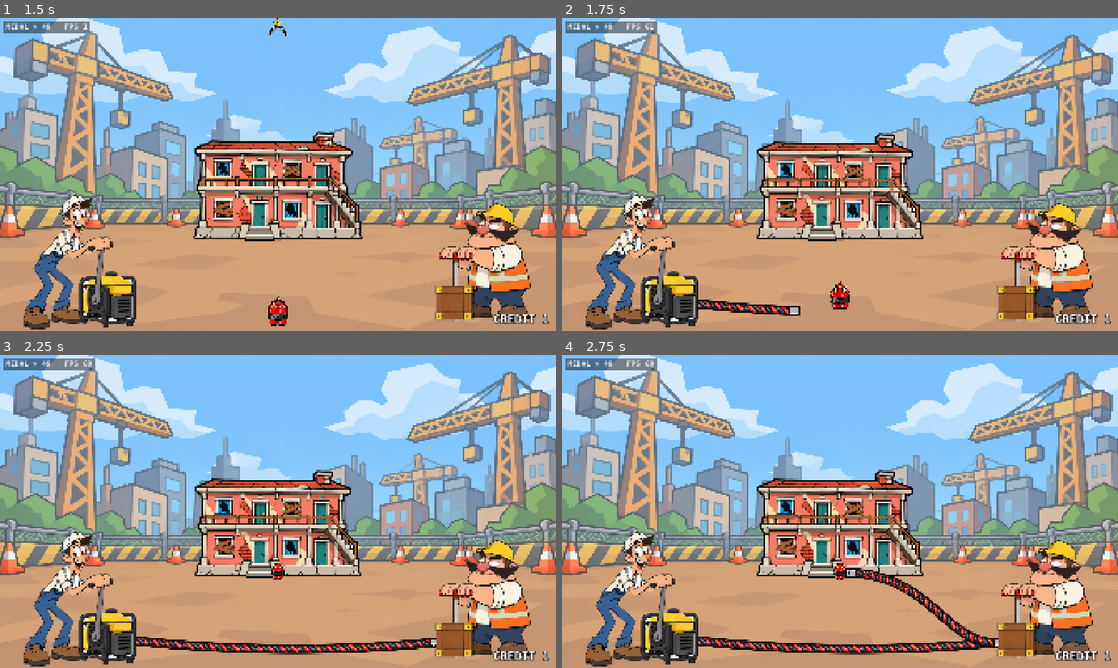
Above: before the commit, frames 1-4 (two rows, left to right).
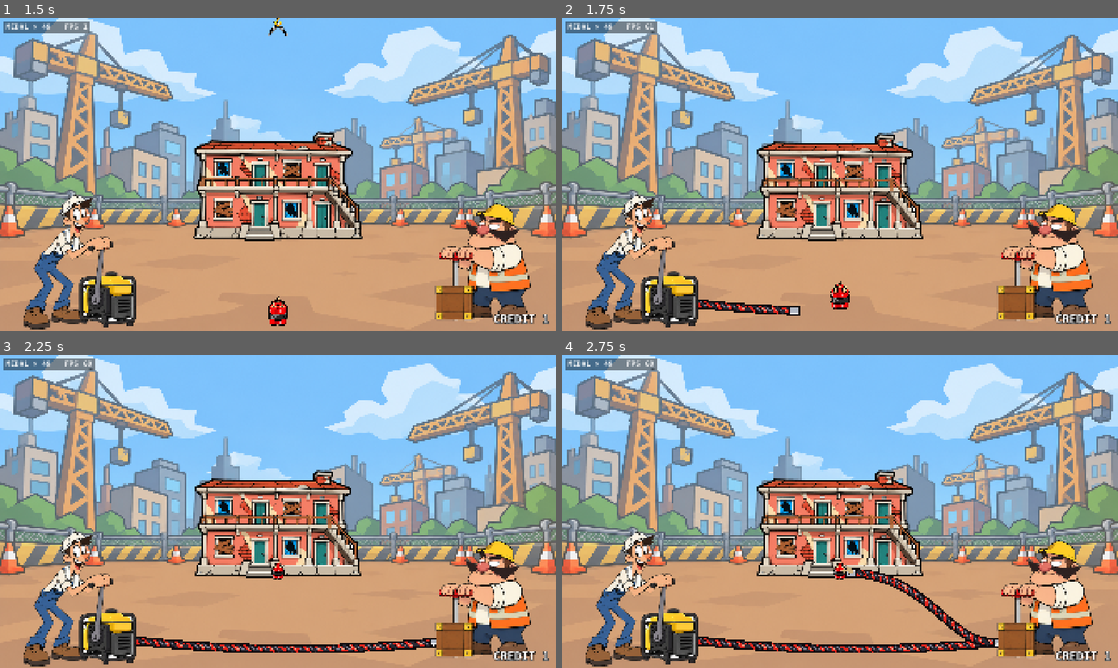
Above: after the commit, the same moments.

Repository: THEToilet/jari-medal-godot
Game: Godot game, scene res://scenes/main.tscn
Two runs of this game, one before a commit and one after it. Both use one fixed random seed, a clock stepped at 60 frames per second and the inputs below.
Inputs (mouse positions are in pixels of both pictures, inside the frame that each line leads up to):
- Up to frame 1 (1.5 s): tap Enter at 0.5 s; move the mouse to (400, 158) at 0.52 s; hold C (coin) 0.53-1.28 s; click (400, 158) at 0.67 s; move the mouse to (166, 190) at 1.27 s; tap Space (tap) at 1.35 s; click (166, 190) at 1.42 s
- Up to frame 2 (1.75 s): no input
- Up to frame 3 (2.25 s): move the mouse to (333, 442) at 2.02 s; tap Enter at 2.1 s; click (333, 442) at 2.17 s
- Up to frame 4 (2.75 s): no input

Frame 1 is identical in both runs. In frame 2, 0.2% of the frame differs, in the area x 24-41%, y 90-96%; in frame 3, 0.5%; in frame 4, 0.8%, in the area x 24-78%, y 67-96%.

Commit message:
軽量化：電線を層に分けて形は描き直さない・稲妻と粒をまとめ描き、起爆器の光を画像1枚に、入れ物の絵の先読みと粒子の使い回し（連打中の描画命令 約1000→約120）
Co-Authored-By: Claude Opus 5.5 <noreply@anthropic.com>
Claude-Session: https://claude.ai/code/session_01EELGvtKJpMHAwYAc1xVS7Q

Diff:
--- a/scripts/cable.gd
+++ b/scripts/cable.gd
@@ -4,6 +4,11 @@
 ## 電気は雷切みたいな青白い光。パワーが溜まるほど線が青白く光り、
 ## 電気の粒が速く・大きく・多く流れ、稲妻がバチバチ枝分かれしてまとわりつく。
 ## cut を 0→1 にすると、ビル側の端からちぎれて縮んでいく（爆発で吹き飛ぶ）。
+##
+## 軽量化のため3層に分けている：
+##   自分（いちばん奥）… 電気の光の外周（パワーがあるときだけ）
+##   _wire … ねじり線と金具。形が変わったときだけ描き直す
+##   _fx   … 電気の粒・稲妻。毎フレーム描くが、まとめ描き（multiline・同じ画像）で命令数を抑える
 
 const WIRE := Color(0.88, 0.15, 0.12)        # 赤い線
 const WIRE_B := Color(0.16, 0.16, 0.2)       # 黒い線
@@ -14,6 +19,7 @@
 const AURA := Color(0.25, 0.55, 1.0)         # 稲妻の外側の青
 const TWIST := 2.0 * PI * 10.0 / 46.0        # ねじれの細かさ（46pxで1周）
 const TW_AMP := 6.0                          # ねじれの幅
+const MAX_BOLTS := 6                         # 稲妻の本数の上限
 
 var points: PackedVector2Array = PackedVector2Array()
 var power: float = 0.0
@@ -21,18 +27,34 @@
 var cut: float = 0.0
 ## 0→1 で起爆器側から線が伸びていく（先端に金具が付いたまま進む）
 var grow: float = 1.0
-var _last_grow: float = -1.0
+
+var _a := PackedVector2Array()       # ねじり線の赤
+var _b := PackedVector2Array()       # ねじり線の黒
+var _front := PackedFloat32Array()   # 赤が手前か（+）黒が手前か（-）
 var _phase: float = 0.0
 var _t: float = 0.0
-var _last_cut: float = -1.0
-var _dirty: bool = true
+var _shown: int = -1                 # 今描いてある点の数
+var _wire: WireLayer
+var _fx: FxLayer
+
+static var _dot: Texture2D
+
+
+func _ready() -> void:
+	_wire = WireLayer.new()
+	_wire.cable = self
+	add_child(_wire)
+	_fx = FxLayer.new()
+	_fx.cable = self
+	add_child(_fx)
+	if _dot == null:
+		_dot = _make_dot()
 
 
 ## curl > 0 のときは弧を描いて、最後は右から水平に b へ差し込む
 func set_ends(a: Vector2, b: Vector2, curl: float = 0.0) -> void:
 	var curve := Curve2D.new()
 	if curl > 0.0:
-		# 起爆器から左へゆるく弧を描いて、最後は右から水平に差し込む
 		curve.add_point(a, Vector2.ZERO, Vector2(-(a.x - b.x) * 0.35, 30.0) * curl)
 		curve.add_point(b, Vector2((a.x - b.x) * 0.55, 0.0) * curl, Vector2.ZERO)
 	else:
@@ -42,164 +64,184 @@
 	curve.bake_interval = 10.0
 	points = curve.get_baked_points()
 	cut = 0.0
-	_dirty = true
-	queue_redraw()
+	# ねじり線の形はここで1回だけ計算しておく
+	_a.clear(); _b.clear(); _front.clear()
+	for i in points.size():
+		var tg: Vector2 = (points[mini(i + 1, points.size() - 1)] - points[maxi(i - 1, 0)]).normalized()
+		var n := Vector2(-tg.y, tg.x)
+		var ph: float = float(i) * TWIST
+		_a.append(points[i] + n * sin(ph) * TW_AMP)
+		_b.append(points[i] - n * sin(ph) * TW_AMP)
+		_front.append(cos(ph))
+	_shown = -1
 
 
 func _process(delta: float) -> void:
 	_t += delta
 	_phase = fmod(_phase + delta * (0.25 + flow * 0.09), 1.0)
-	# 電気が流れていない間は絵が変わらないので描き直さない（軽量化）
-	if visible and (power > 0.01 or cut != _last_cut or grow != _last_grow or _dirty):
-		_last_cut = cut
-		_last_grow = grow
-		_dirty = power > 0.01
+	if not visible or _wire == null:
+		return
+	var k: int = _visible_count()
+	if k != _shown:
+		_shown = k
+		_wire.queue_redraw()
+	if power > 0.01 or _fx.had_power:
 		queue_redraw()
-
-
+		_fx.queue_redraw()
+
+
+func _visible_count() -> int:
+	var keep: float = minf(1.0 - cut, grow)
+	if keep >= 1.0:
+		return points.size()
+	return clampi(int(float(points.size()) * keep), 0, points.size())
+
+
+func _visible_points() -> PackedVector2Array:
+	return points.slice(0, _visible_count())
+
+
+func _at(pts: PackedVector2Array, t: float) -> Vector2:
+	return pts[clampi(int(t * (pts.size() - 1)), 0, pts.size() - 1)]
+
+
+## 自分：光の外周（線の下に敷く）
 func _draw() -> void:
+	if power <= 0.05:
+		return
 	var pts: PackedVector2Array = _visible_points()
 	if pts.size() < 2:
 		return
-	# 光の外周（パワーに応じて太く明るく）
-	if power > 0.05:
-		draw_polyline(pts, Color(AURA, 0.15 + 0.25 * power), 44.0 + 30.0 * power, true)
-		draw_polyline(pts, Color(GLOW, 0.25 + 0.35 * power), 28.0 + 14.0 * power, true)
-	_draw_twisted(pts)
-	var last: int = pts.size() - 1
-	_draw_clamp(pts[0], pts[1] - pts[0])
-	if cut <= 0.0:
-		# 伸びている途中も先端は金具（差し込む前のプラグ）
-		_draw_clamp(pts[last], pts[last - 1] - pts[last])
-	else:
-		_draw_frayed(pts[last], pts[last] - pts[last - 1])
-	_draw_power(pts)
-
-
-func _visible_points() -> PackedVector2Array:
-	var keep: float = minf(1.0 - cut, grow)
-	if points.size() < 2 or keep >= 1.0:
-		return points
-	var n: int = int(float(points.size()) * keep)
-	return points.slice(0, maxi(n, 0))
-
-
-func _at(pts: PackedVector2Array, t: float) -> Vector2:
-	return pts[clampi(int(t * (pts.size() - 1)), 0, pts.size() - 1)]
-
-
-## 赤と黒の2本をねじった発破線
-func _draw_twisted(pts: PackedVector2Array) -> void:
-	var a := PackedVector2Array()
-	var b := PackedVector2Array()
-	var front := PackedFloat32Array()
-	for i in pts.size():
-		var tg: Vector2 = (pts[mini(i + 1, pts.size() - 1)] - pts[maxi(i - 1, 0)]).normalized()
-		var n := Vector2(-tg.y, tg.x)
-		var ph: float = float(i) * TWIST
-		a.append(pts[i] + n * sin(ph) * TW_AMP)
-		b.append(pts[i] - n * sin(ph) * TW_AMP)
-		front.append(cos(ph))
-	var hot: float = power * 0.8
-	var col_a: Color = WIRE.lerp(GLOW, hot)
-	var col_b: Color = WIRE_B.lerp(GLOW.darkened(0.35), hot)
-	# 2本まとめた太い黒フチ
-	draw_polyline(pts, OUTLINE, TW_AMP * 2.0 + 20.0, true)
-	draw_polyline(b, col_b, 11.0, true)
-	draw_polyline(a, col_a, 11.0, true)
-	# 手前に来ている側を区間ごとに描き直して「ねじれ」を出す
-	var i: int = 0
-	while i < pts.size() - 1:
-		var on_a: bool = front[i] >= 0.0
-		var src: PackedVector2Array = a if on_a else b
-		var seg := PackedVector2Array()
-		while i < pts.size() - 1 and (front[i] >= 0.0) == on_a:
-			seg.append(src[i])
-			i += 1
-		seg.append(src[i])
-		if seg.size() < 2:
-			continue
-		draw_polyline(seg, OUTLINE, 17.0, true)
-		draw_polyline(seg, col_a if on_a else col_b, 11.0, true)
-		var hi := PackedVector2Array()
-		for q in seg:
-			hi.append(q + Vector2(-1.5, -2.5))
-		var hc: Color = WIRE_HI if on_a else Color(0.5, 0.5, 0.58)
-		draw_polyline(hi, hc.lerp(Color.WHITE, power), 3.0, true)
-
-
-## 線の端の金具
-func _draw_clamp(p: Vector2, dir: Vector2) -> void:
-	draw_set_transform(p, dir.angle(), Vector2.ONE)
-	draw_rect(Rect2(-8, -17, 38, 34), OUTLINE)
-	draw_rect(Rect2(-2, -11, 26, 22), Color(0.7, 0.72, 0.77))
-	draw_rect(Rect2(-2, -11, 26, 7), Color(0.93, 0.95, 0.98))
-	draw_set_transform(Vector2.ZERO, 0.0, Vector2.ONE)
-
-
-## ちぎれた先端：焦げて火花がチリチリ
-func _draw_frayed(p: Vector2, dir: Vector2) -> void:
-	draw_circle(p, 15.0, OUTLINE)
-	draw_circle(p, 10.0, Color(0.28, 0.22, 0.2))
-	for k in 4:
-		var d: Vector2 = dir.normalized().rotated(randf_range(-1.1, 1.1)) * randf_range(12, 30)
-		draw_line(p, p + d, OUTLINE, 6.0)
-		draw_line(p, p + d, Color(1, 0.85, 0.35), 3.0)
-
-
-func _draw_power(pts: PackedVector2Array) -> void:
-	if power <= 0.01:
-		return
-	# 電気の粒
-	var n: int = 3 + int(power * 10.0)
-	for i in n:
-		var p: Vector2 = _at(pts, fmod(_phase + float(i) / n, 1.0))
-		var r: float = 7.0 + power * 9.0
-		draw_circle(p, r * 2.2, Color(AURA, 0.25))
-		draw_circle(p, r + 3.0, OUTLINE)
-		draw_circle(p, r, GLOW)
-		draw_circle(p, r * 0.6, CORE)
-		if power > 0.5:
-			_star(p, r * 2.2, Color(CORE, 0.95))
-	# まとわりつく稲妻（枝分かれ）
-	if power > 0.35:
-		var bolts: int = 1 + int((power - 0.35) * 14.0)
-		var amp: float = 14.0 + 26.0 * power
-		for b in bolts:
-			var t0: float = randf_range(0.02, 0.85)
-			var bolt := PackedVector2Array()
-			for s in 8:
-				var p: Vector2 = _at(pts, t0 + s * 0.022)
-				bolt.append(p + Vector2(randf_range(-amp, amp), randf_range(-amp, amp)))
-			_bolt(bolt, 1.0)
-			var br := PackedVector2Array([bolt[randi_range(2, 5)]])
-			var dir: Vector2 = Vector2.UP.rotated(randf_range(-2.0, 2.0))
-			for s in 3:
-				br.append(br[br.size() - 1] + dir * 22.0 + Vector2(randf_range(-12, 12), randf_range(-12, 12)))
-			_bolt(br, 0.6)
-	# 先端でスパーク
-	if power > 0.75 and cut <= 0.0:
-		var end: Vector2 = pts[pts.size() - 1]
-		for k in 4:
-			var dir: Vector2 = Vector2.UP.rotated(randf_range(-1.4, 1.4))
-			var bolt := PackedVector2Array()
-			var p2: Vector2 = end
-			for s in 5:
-				bolt.append(p2)
-				p2 += dir * 20.0 + Vector2(randf_range(-10, 10), randf_range(-10, 10))
-			_bolt(bolt, 0.9)
-
-
-## 雷切風の稲妻：青いオーラ → 黒フチ → 水色 → 白い芯
-func _bolt(pts: PackedVector2Array, w: float) -> void:
-	draw_polyline(pts, Color(AURA, 0.35), 22.0 * w)
-	draw_polyline(pts, OUTLINE, 10.0 * w)
-	draw_polyline(pts, GLOW, 6.0 * w)
-	draw_polyline(pts, CORE, 2.5 * w)
-
-
-func _star(c: Vector2, size: float, col: Color) -> void:
-	var a: float = _t * 6.0
-	for k in 2:
-		var d := Vector2(cos(a + k * PI / 2.0), sin(a + k * PI / 2.0)) * size
-		draw_line(c - d, c + d, col, 2.5)
+	draw_polyline(pts, Color(AURA, 0.15 + 0.25 * power), 44.0 + 30.0 * power)
+	draw_polyline(pts, Color(GLOW, 0.25 + 0.35 * power), 28.0 + 14.0 * power)
+
+
+## 電気の粒の画像（黒フチ＋青白＋白い芯）をコードで1枚作る
+static func _make_dot() -> Texture2D:
+	var sz: int = 64
+	var img := Image.create(sz, sz, false, Image.FORMAT_RGBA8)
+	var c := Vector2(sz / 2.0, sz / 2.0)
+	for y in sz:
+		for x in sz:
+			var d: float = Vector2(x + 0.5, y + 0.5).distance_to(c) / (sz / 2.0)
+			var col := Color(0, 0, 0, 0)
+			if d < 0.3:
+				col = CORE
+			elif d < 0.5:
+				col = GLOW
+			elif d < 0.62:
+				col = OUTLINE
+			elif d < 1.0:
+				col = Color(AURA, 0.3 * (1.0 - (d - 0.62) / 0.38))
+			img.set_pixel(x, y, col)
+	return ImageTexture.create_from_image(img)
+
+
+## ねじり線と金具（形が変わったときだけ描き直す）
+class WireLayer extends Node2D:
+	var cable: Cable
+
+	func _draw() -> void:
+		var k: int = cable._visible_count()
+		if k < 2:
+			return
+		var pts: PackedVector2Array = cable.points.slice(0, k)
+		var a: PackedVector2Array = cable._a.slice(0, k)
+		var b: PackedVector2Array = cable._b.slice(0, k)
+		draw_polyline(pts, OUTLINE, TW_AMP * 2.0 + 20.0)
+		draw_polyline(b, WIRE_B, 11.0)
+		draw_polyline(a, WIRE, 11.0)
+		# 黒が手前に来ている区間だけ上から描き直す（ねじれ）。区間はまとめて1回で描く
+		var segb := PackedVector2Array()
+		var hia := PackedVector2Array()
+		var hib := PackedVector2Array()
+		var off := Vector2(-1.5, -2.5)
+		for i in k - 1:
+			if cable._front[i] < 0.0:
+				segb.append(b[i]); segb.append(b[i + 1])
+				hib.append(b[i] + off); hib.append(b[i + 1] + off)
+			else:
+				hia.append(a[i] + off); hia.append(a[i + 1] + off)
+		if segb.size() > 0:
+			draw_multiline(segb, OUTLINE, 17.0)
+			draw_multiline(segb, WIRE_B, 11.0)
+		if hia.size() > 0:
+			draw_multiline(hia, WIRE_HI, 3.0)
+		if hib.size() > 0:
+			draw_multiline(hib, Color(0.5, 0.5, 0.58), 3.0)
+		var last: int = k - 1
+		_clamp(pts[0], pts[1] - pts[0])
+		if cable.cut <= 0.0:
+			_clamp(pts[last], pts[last - 1] - pts[last])
+		else:
+			draw_circle(pts[last], 15.0, OUTLINE)
+			draw_circle(pts[last], 10.0, Color(0.28, 0.22, 0.2))
+
+	func _clamp(p: Vector2, dir: Vector2) -> void:
+		draw_set_transform(p, dir.angle(), Vector2.ONE)
+		draw_rect(Rect2(-8, -17, 38, 34), OUTLINE)
+		draw_rect(Rect2(-2, -11, 26, 22), Color(0.7, 0.72, 0.77))
+		draw_rect(Rect2(-2, -11, 26, 7), Color(0.93, 0.95, 0.98))
+		draw_set_transform(Vector2.ZERO, 0.0, Vector2.ONE)
+
+
+## 電気の粒・稲妻（まとめ描き）
+class FxLayer extends Node2D:
+	var cable: Cable
+	var had_power: bool = false
+
+	func _draw() -> void:
+		var p: float = cable.power
+		had_power = p > 0.01
+		if not had_power:
+			return
+		var pts: PackedVector2Array = cable._visible_points()
+		if pts.size() < 2:
+			return
+		# 線そのものが青白く光る（上から半透明で重ねる）
+		draw_polyline(pts, Color(GLOW, 0.55 * p), 12.0)
+		# 電気の粒：同じ画像なのでまとめて1回で描かれる
+		var n: int = 3 + int(p * 10.0)
+		var r: float = (7.0 + p * 9.0) * 2.2
+		for i in n:
+			var c: Vector2 = cable._at(pts, fmod(cable._phase + float(i) / n, 1.0))
+			draw_texture_rect(Cable._dot, Rect2(c - Vector2(r, r), Vector2(r, r) * 2.0), false)
+		# 稲妻：全部の線分を集めて、色ごとに1回ずつ描く
+		var bolts_l: Array[PackedVector2Array] = []   # 本体の稲妻（つなぎ目がきれいな折れ線で描く）
+		var thin := PackedVector2Array()
+		if p > 0.35:
+			var bolts: int = mini(1 + int((p - 0.35) * 10.0), MAX_BOLTS)
+			var amp: float = 14.0 + 26.0 * p
+			for k in bolts:
+				var t0: float = randf_range(0.02, 0.85)
+				var line := PackedVector2Array()
+				for s in 7:
+					line.append(cable._at(pts, t0 + s * 0.025) + Vector2(randf_range(-amp, amp), randf_range(-amp, amp)))
+				bolts_l.append(line)
+				var mid: Vector2 = line[3]
+				var dir: Vector2 = Vector2.UP.rotated(randf_range(-2.0, 2.0))
+				for s in 2:
+					var q2: Vector2 = mid + dir * 22.0 + Vector2(randf_range(-12, 12), randf_range(-12, 12))
+					thin.append(mid); thin.append(q2)
+					mid = q2
+		if p > 0.75 and cable.cut <= 0.0:
+			var end: Vector2 = pts[pts.size() - 1]
+			for k in 3:
+				var dir: Vector2 = Vector2.UP.rotated(randf_range(-1.4, 1.4))
+				var q: Vector2 = end
+				for s in 3:
+					var q2: Vector2 = q + dir * 20.0 + Vector2(randf_range(-10, 10), randf_range(-10, 10))
+					thin.append(q); thin.append(q2)
+					q = q2
+		for line in bolts_l:
+			draw_polyline(line, Color(AURA, 0.35), 22.0)
+		for line in bolts_l:
+			draw_polyline(line, OUTLINE, 10.0)
+		for line in bolts_l:
+			draw_polyline(line, GLOW, 6.0)
+		for line in bolts_l:
+			draw_polyline(line, CORE, 2.5)
+		if thin.size() > 0:
+			draw_multiline(thin, OUTLINE, 6.0)
+			draw_multiline(thin, GLOW, 3.5)
+			draw_multiline(thin, CORE, 1.5)
--- a/scripts/charge_box.gd
+++ b/scripts/charge_box.gd
@@ -16,6 +16,24 @@
 var power: float = 0.0
 var level: int = 0
 var _flash: float = 0.0
+static var _glow_tex: Texture2D
+
+
+func _ready() -> void:
+	if _glow_tex == null:
+		# ぼかした青白い光の画像を1枚だけ作る（円を何重にも描くより軽い）
+		var g := Gradient.new()
+		g.set_color(0, Color(0.85, 0.95, 1.0, 0.9))
+		g.add_point(0.35, Color(0.4, 0.7, 1.0, 0.55))
+		g.set_color(g.get_point_count() - 1, Color(0.25, 0.5, 1.0, 0.0))
+		var gt := GradientTexture2D.new()
+		gt.gradient = g
+		gt.fill = GradientTexture2D.FILL_RADIAL
+		gt.fill_from = Vector2(0.5, 0.5)
+		gt.fill_to = Vector2(1.0, 0.5)
+		gt.width = 128
+		gt.height = 128
+		_glow_tex = gt
 var _t: float = 0.0
 
 
@@ -37,34 +55,36 @@
 	# 箱のまわりから漏れる光（溜まるほど大きく明るく、ゆらゆら）
 	if power > 0.02:
 		var wob: float = 1.0 + sin(_t * 18.0) * 0.05 * power
-		for k in 4:
-			var r: float = (hw.x * 0.7 + 30.0 + 70.0 * power + k * 22.0) * wob
-			draw_circle(Vector2.ZERO, r, Color(AURA, (0.16 + 0.3 * power) / (k + 1)))
-		draw_circle(Vector2.ZERO, hw.x * (0.4 + 0.3 * power), Color(CORE, 0.25 * power))
+		var r: float = (hw.x * 0.7 + 60.0 + 110.0 * power) * wob
+		draw_texture_rect(_glow_tex, Rect2(-r, -r, r * 2.0, r * 2.0), false, Color(1, 1, 1, 0.45 + 0.55 * power))
 		# 箱のまわりをはい回るビリビリ（溜まるほど本数が増えて長く）
 		var n: int = int(power * 6.0)
+		var segs := PackedVector2Array()
 		for i in n:
 			var a: float = randf() * TAU
 			var p := Vector2(cos(a) * hw.x * 0.9, sin(a) * hw.y * 0.9)
-			var bolt := PackedVector2Array([p])
 			for s2 in 3 + int(power * 3.0):
-				p += Vector2(cos(a), sin(a)) * randf_range(10, 22) + Vector2(randf_range(-12, 12), randf_range(-12, 12))
-				bolt.append(p)
-			draw_polyline(bolt, Color(AURA, 0.45), 10.0)
-			draw_polyline(bolt, Color(OUT, 0.9), 6.0)
-			draw_polyline(bolt, ON, 3.5)
-			draw_polyline(bolt, CORE, 1.5)
+				var q: Vector2 = p + Vector2(cos(a), sin(a)) * randf_range(10, 22) + Vector2(randf_range(-12, 12), randf_range(-12, 12))
+				segs.append(p); segs.append(q)
+				p = q
+		if segs.size() > 0:
+			draw_multiline(segs, Color(AURA, 0.45), 10.0)
+			draw_multiline(segs, Color(OUT, 0.9), 6.0)
+			draw_multiline(segs, ON, 3.5)
+			draw_multiline(segs, CORE, 1.5)
 	# レベルアップの閃光：輪と放射状のビリビリ
 	if _flash > 0.0:
 		var fr: float = hw.x + (1.0 - _flash) * 160.0
 		draw_arc(Vector2.ZERO, fr, 0, TAU, 40, Color(CORE, _flash), 10.0 * _flash + 2.0)
-		draw_circle(Vector2.ZERO, hw.x * 1.2, Color(CORE, 0.5 * _flash))
+		var fl: float = hw.x * 1.4
+		draw_texture_rect(_glow_tex, Rect2(-fl, -fl, fl * 2.0, fl * 2.0), false, Color(1, 1, 1, _flash))
+		var fsegs := PackedVector2Array()
 		for i in 8:
 			var a: float = TAU * i / 8.0 + _t * 3.0
 			var p := Vector2.ZERO
-			var bolt := PackedVector2Array([p])
 			for s in 4:
-				p += Vector2(cos(a), sin(a)) * (22.0 + 10.0 * level) + Vector2(randf_range(-10, 10), randf_range(-10, 10))
-				bolt.append(p)
-			draw_polyline(bolt, Color(AURA, 0.5 * _flash), 12.0)
-			draw_polyline(bolt, Color(CORE, _flash), 4.0)
+				var q: Vector2 = p + Vector2(cos(a), sin(a)) * (22.0 + 10.0 * level) + Vector2(randf_range(-10, 10), randf_range(-10, 10))
+				fsegs.append(p); fsegs.append(q)
+				p = q
+		draw_multiline(fsegs, Color(AURA, 0.5 * _flash), 12.0)
+		draw_multiline(fsegs, Color(CORE, _flash), 4.0)
--- a/scripts/demolition_cabinet.gd
+++ b/scripts/demolition_cabinet.gd
@@ -137,6 +137,7 @@
 var _bet_idle: float = 0.0
 var select_hint: Control
 var _preloaded: Array[Resource] = []
+var _burst: CPUParticles2D
 var _fps_acc: float = 0.0
 var _fear: int = 0                # 積まれた箱の数（作業員のビビり具合）
 var sweat: SweatDrops
@@ -316,6 +317,8 @@
 	for pre in ["res://assets/crane_hook.png", "res://assets/crane_rope.png"]:
 		if ResourceLoader.exists(pre):
 			_preloaded.append(load(pre))
+	for st in range(1, 6):
+		_stage_tex(st)   # 入れ物の絵も先に読み込む
 	sweat = SweatDrops.new()
 	sweat.position = WORKER_HEAD
 	sweat.z_index = 8
@@ -1211,28 +1214,30 @@
 
 ## 着地で導火線から火花がパッと散る（積むほど多く）
 func _spark_burst(at: Vector2, n: int) -> void:
-	var p := CPUParticles2D.new()
-	p.position = at
-	p.one_shot = true
-	p.explosiveness = 1.0
-	p.amount = 8 + n * 6
-	p.lifetime = 0.45
-	p.direction = Vector2.UP
-	p.spread = 70.0
-	p.initial_velocity_min = 180.0
-	p.initial_velocity_max = 380.0 + n * 40.0
-	p.gravity = Vector2(0, 900)
-	p.scale_amount_min = 4.0
-	p.scale_amount_max = 8.0
-	# 火花ではなく土ぼこりと木くず（まだ火はついていない）
-	var g := Gradient.new()
-	g.set_color(0, Color(0.85, 0.72, 0.5))
-	g.set_color(1, Color(0.55, 0.42, 0.3, 0))
-	p.color_ramp = g
-	p.z_index = 8
-	fx.add_child(p)
-	p.emitting = true
-	get_tree().create_timer(1.0).timeout.connect(p.queue_free)
+	# 粒子の部品は1つだけ作って使い回す（毎回作ると重い）
+	if _burst == null:
+		_burst = CPUParticles2D.new()
+		_burst.one_shot = true
+		_burst.explosiveness = 1.0
+		_burst.amount = 30
+		_burst.lifetime = 0.45
+		_burst.direction = Vector2.UP
+		_burst.spread = 70.0
+		_burst.initial_velocity_min = 180.0
+		_burst.gravity = Vector2(0, 900)
+		_burst.scale_amount_min = 4.0
+		_burst.scale_amount_max = 8.0
+		# 火花ではなく土ぼこりと木くず（まだ火はついていない）
+		var g := Gradient.new()
+		g.set_color(0, Color(0.85, 0.72, 0.5))
+		g.set_color(1, Color(0.55, 0.42, 0.3, 0))
+		_burst.color_ramp = g
+		_burst.z_index = 8
+		_burst.emitting = false
+		fx.add_child(_burst)
+	_burst.position = at
+	_burst.initial_velocity_max = 380.0 + n * 40.0
+	_burst.restart()
 
 
 ## 積まれるたびのキャラの反応：監督はうれしそうに跳ね、作業員は数が増えるほどビビる
--- a/scripts/link_wires.gd
+++ b/scripts/link_wires.gd
@@ -24,26 +24,30 @@
 
 
 func _draw() -> void:
-	var segs: int = anchors.size() - 1
-	# つなぐ順番は右（起爆器側）から左へ
-	for j in segs:
-		var i: int = segs - 1 - j
-		var part: float = clampf(reveal * segs - j, 0.0, 1.0)
+	# 全部の弧の線分を集めて、色ごとに1回ずつ描く（軽量化）
+	var segs := PackedVector2Array()
+	var segs_n: int = anchors.size() - 1
+	for j in segs_n:
+		var i: int = segs_n - 1 - j
+		var part: float = clampf(reveal * segs_n - j, 0.0, 1.0)
 		if part <= 0.0:
 			continue
 		var a: Vector2 = anchors[i + 1]
 		var b: Vector2 = anchors[i]
 		var lift: float = 26.0 + a.distance_to(b) * 0.15
-		var pts := PackedVector2Array()
-		for k in 13:
+		var prev: Vector2 = a
+		for k in range(1, 13):
 			var u: float = float(k) / 12.0 * part
-			pts.append(a.lerp(b, u) + Vector2(0, -lift * 4.0 * u * (1.0 - u)))
+			var q: Vector2 = a.lerp(b, u) + Vector2(0, -lift * 4.0 * u * (1.0 - u))
+			segs.append(prev); segs.append(q)
+			prev = q
+	if segs.size() > 0:
 		if power > 0.05:
-			draw_polyline(pts, Color(GLOW, 0.35 * power), 26.0, true)
-		draw_polyline(pts, OUT, 11.0, true)
-		draw_polyline(pts, WIRE.lerp(GLOW, power * 0.8), 5.0, true)
+			draw_multiline(segs, Color(GLOW, 0.35 * power), 26.0)
+		draw_multiline(segs, OUT, 11.0)
+		draw_multiline(segs, WIRE.lerp(GLOW, power * 0.8), 5.0)
 	for idx in anchors.size():
-		var shown: bool = idx == segs or reveal * segs >= float(segs - idx)
+		var shown: bool = idx == segs_n or reveal * segs_n >= float(segs_n - idx)
 		if not shown:
 			continue
 		var p: Vector2 = anchors[idx]
